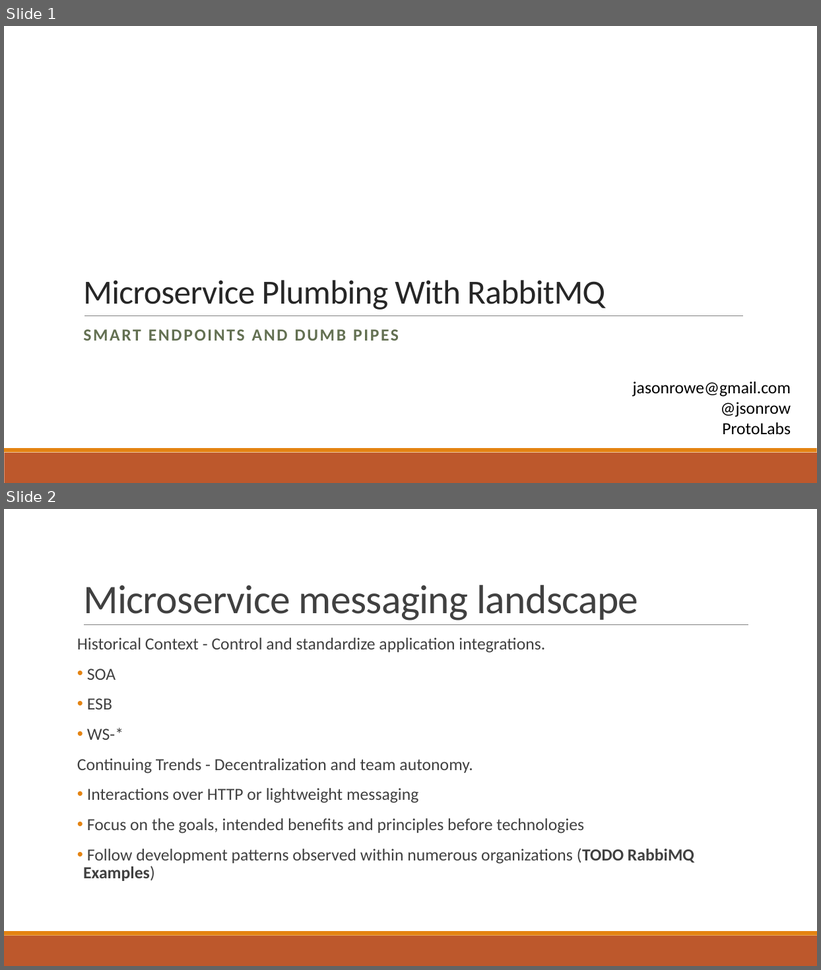
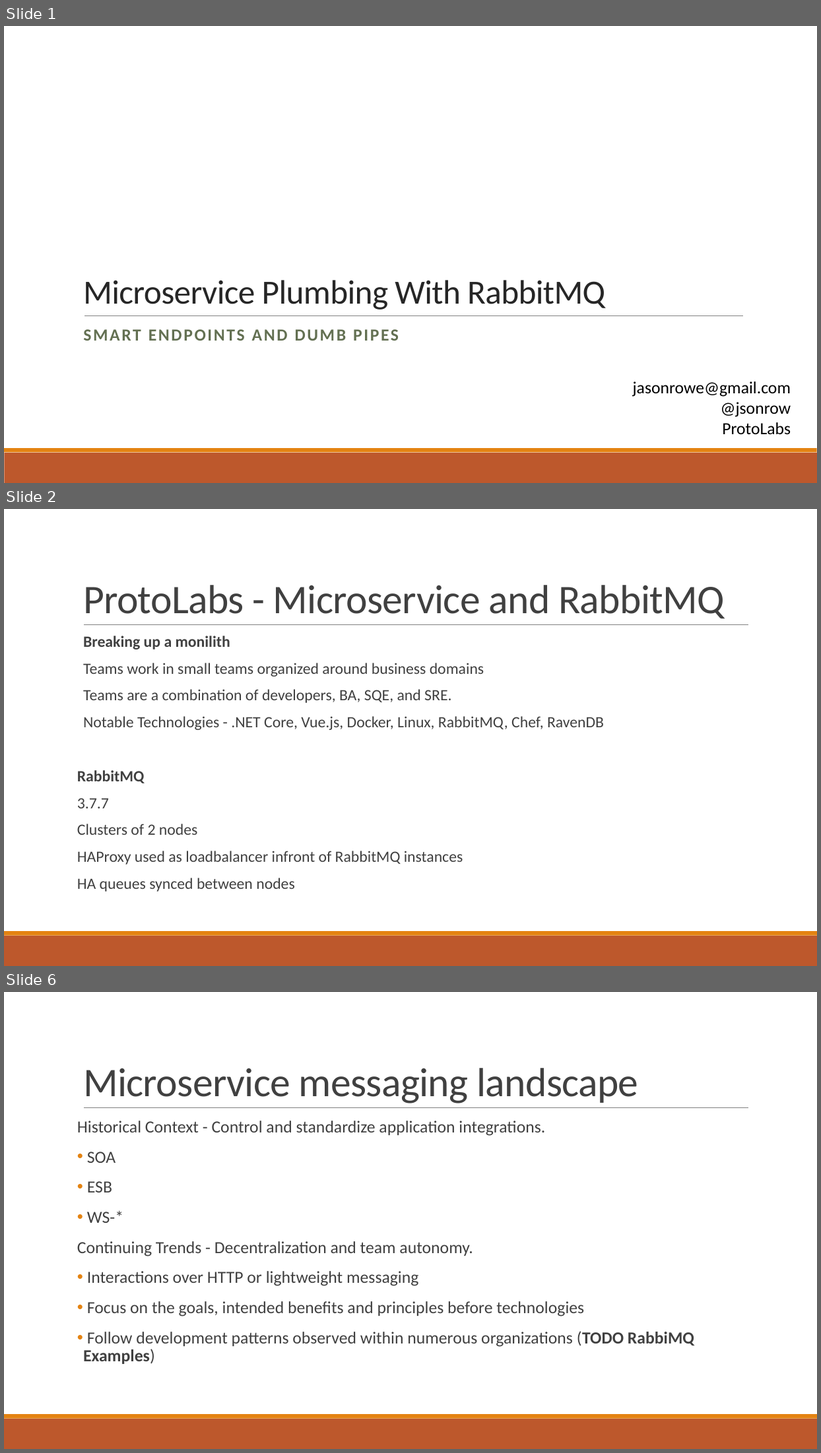
Before and after one commit to JasonRowe/TCCC23, a slide deck: Microservice_plumbing_with_RabbitMQ.pptx. Shown one above the other, each under a label of ours: slides 1 and 2 before the commit, slides 1, 2 and 6 after it; the slides between them are not shown. The pictures are 821x970 and 821x1453 pixels, drawn with LibreOffice and Linux fonts; fonts in the diff are those of the drawing. Boxes give left, top, right and bottom in pixels: in the first picture for what was removed or moved away, otherwise in the second. Text is boxed around its words. In the diff, an @@ line names an element or a change of style, - is before the commit and + after.

```diff
--- a/Microservice_plumbing_with_RabbitMQ.pptx
+++ b/Microservice_plumbing_with_RabbitMQ.pptx
@@ slide 2 added at (x1=4, y1=509, x2=817, y2=966), background #FFFFFF; not listed: 3 template elements that a slide beside it also shows @@
@@ title added at (x1=83, y1=585, x2=725, y2=619), 48 pt, text #404040 @@
+ProtoLabs - Microservice and RabbitMQ
@@ text added at (x1=77, y1=636, x2=604, y2=892), 18.5 pt, text #404040 @@
+  Breaking up a monilith
+  Teams work in small teams organized around business domains
+  Teams are a combination of developers, BA, SQE, and SRE.
+  Notable Technologies - .NET Core, Vue.js, Docker, Linux, RabbitMQ, Chef, RavenDB
+RabbitMQ
+3.7.7
+Clusters of 2 nodes
+HAProxy used as loadbalancer infront of RabbitMQ instances
+HA queues synced between nodes
@@ what was slide 2 is now slide 6 @@
```
Also in this commit, not shown: 1 slide changed, 4 other slides added.
